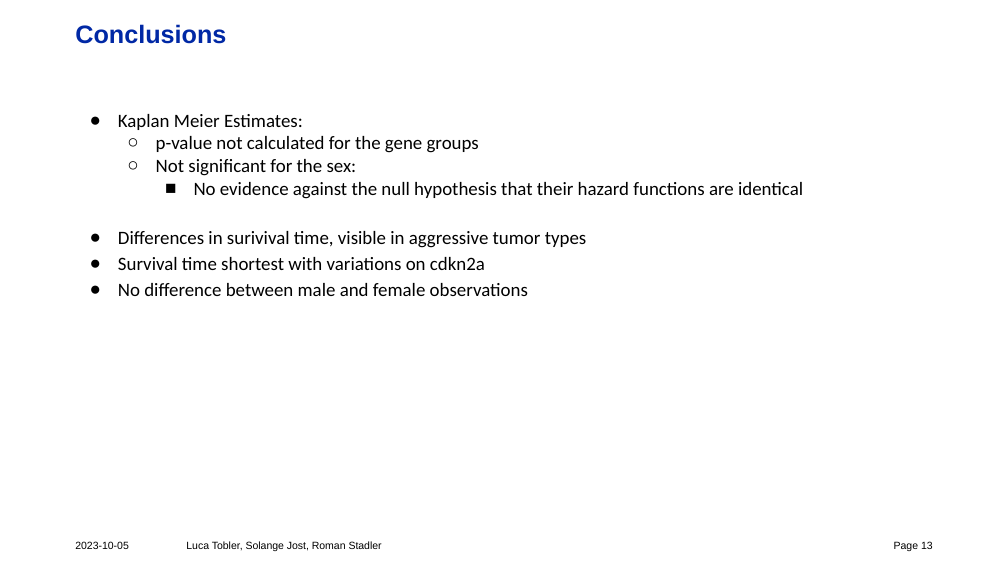
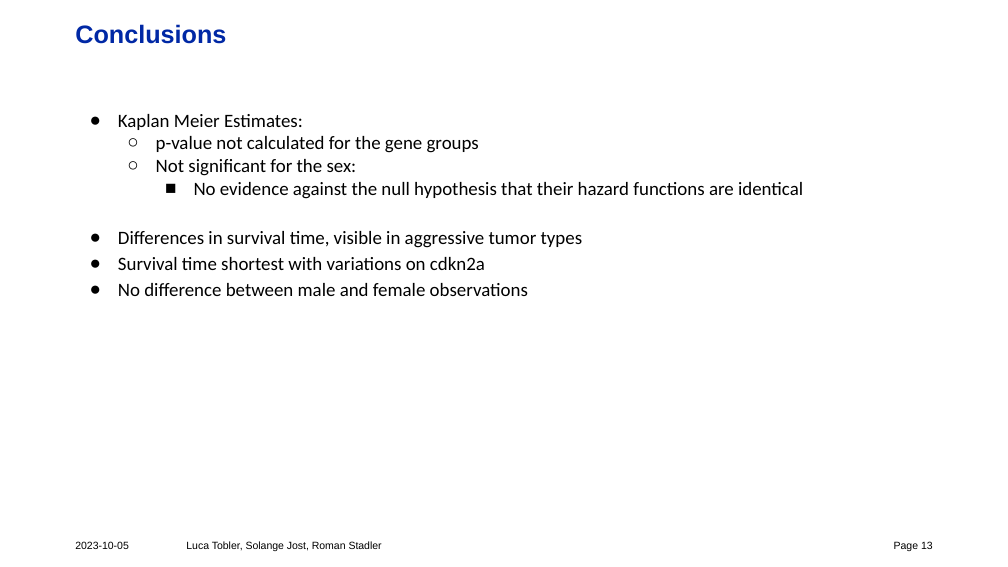
Before and after one commit to compbiozurich/UZH-BIO392, a slide deck: slide 13 of course-results/2023/Roman Stadler/survivial/BIO392 Nervous System Neoplasm.pptx. Drawn at 1008x567 pixels with LibreOffice and Linux fonts; fonts in the diff are those of the drawing. Boxes give left, top, right and bottom in pixels: in the first picture for what was removed or moved away, otherwise in the second. Text is boxed around its words. In the diff, an @@ line names an element or a change of style, - is before the commit and + after.

Commit message:
update slides

```diff
--- a/course-results/2023/Roman Stadler/survivial/BIO392 Nervous System Neoplasm.pptx
+++ b/course-results/2023/Roman Stadler/survivial/BIO392 Nervous System Neoplasm.pptx
@@ text at box(118, 231, 583, 248): text changed @@
-● Differences in surivival time, visible in aggressive tumor types
+● Differences in survival time, visible in aggressive tumor types
```
Also in this commit, not shown: 5 other slides changed, 2 other files.
